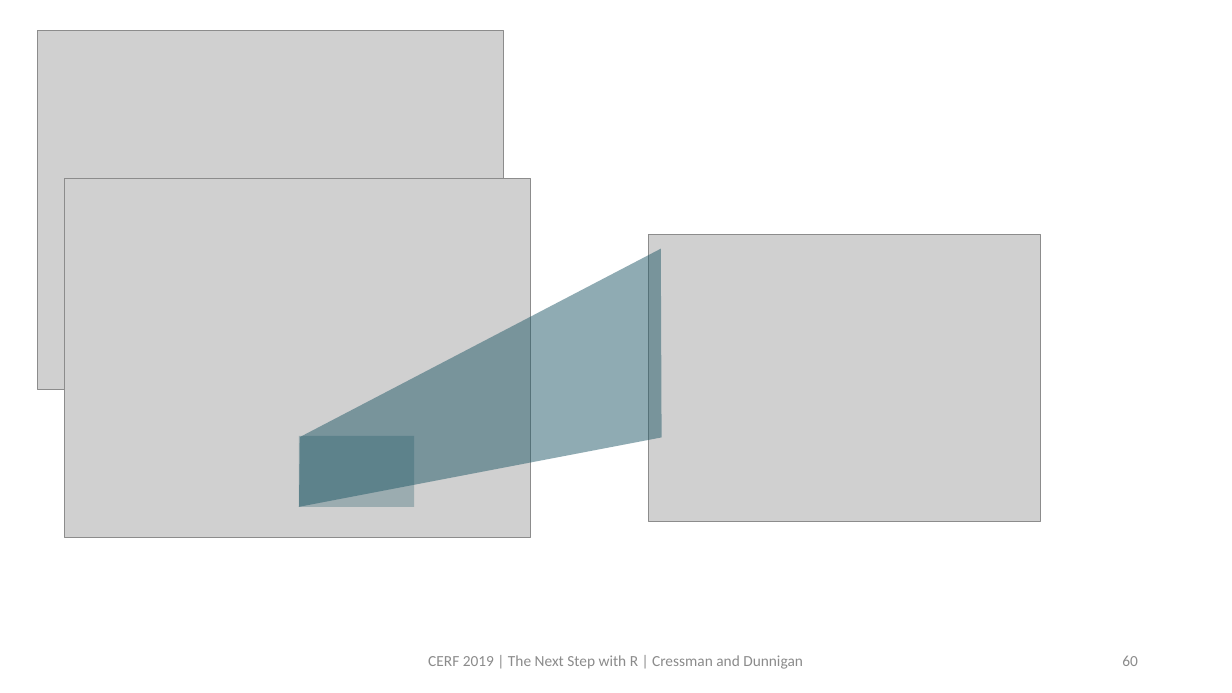
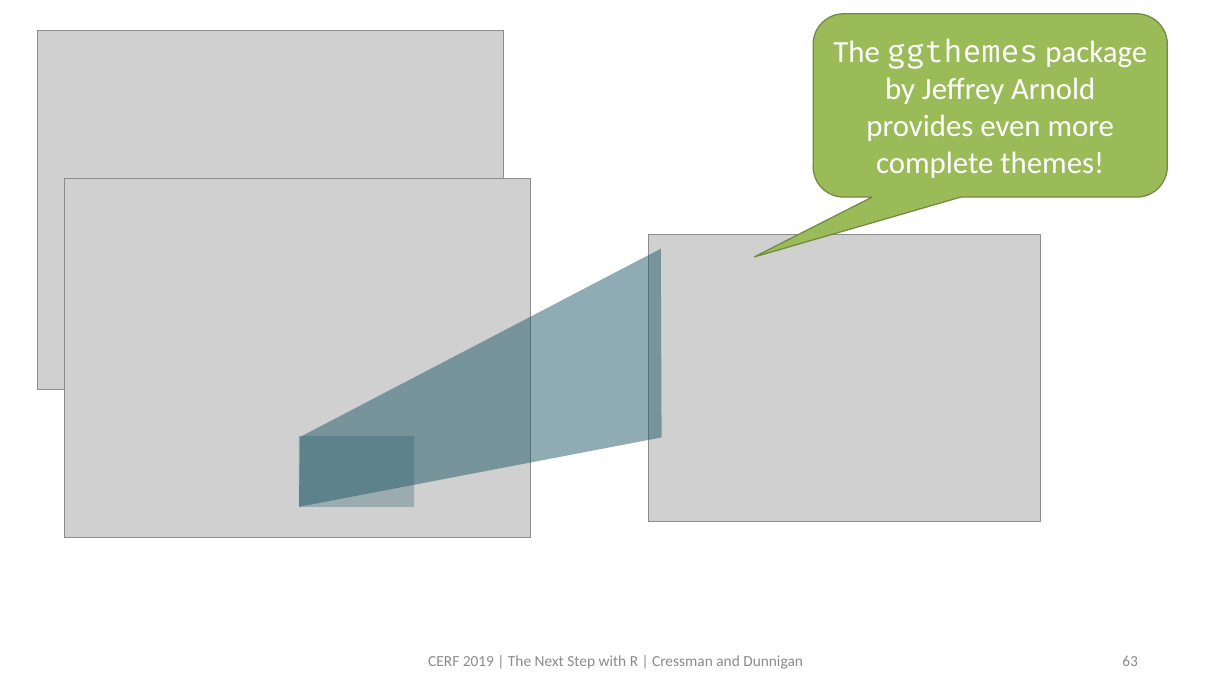
Before and after one commit to swmpkim/2019_CERF, a slide deck: slide 63 of slides/01_Visualize.pptx (slide 60 before the commit). Drawn at 1232x693 pixels with LibreOffice and Linux fonts; fonts in the diff are those of the drawing; grey boxes stand for pictures. Boxes give left, top, right and bottom in pixels: in the first picture for what was removed or moved away, otherwise in the second. Text is boxed around its words. In the diff, an @@ line names an element or a change of style, - is before the commit and + after.

```diff
--- a/slides/01_Visualize.pptx
+++ b/slides/01_Visualize.pptx
@@ rounded speech box added at bbox=[813, 14, 1167, 197], fill #9BBB59, outline #738A42 1 pt, 24 pt, text #FFFFFF @@
+The ggthemes package by Jeffrey Arnold provides even more complete themes!
@@ page number at bbox=[1122, 655, 1138, 666]: text changed @@
-60
+63
```
Also in this commit, not shown: 9 other slides changed, 10 slides added.
